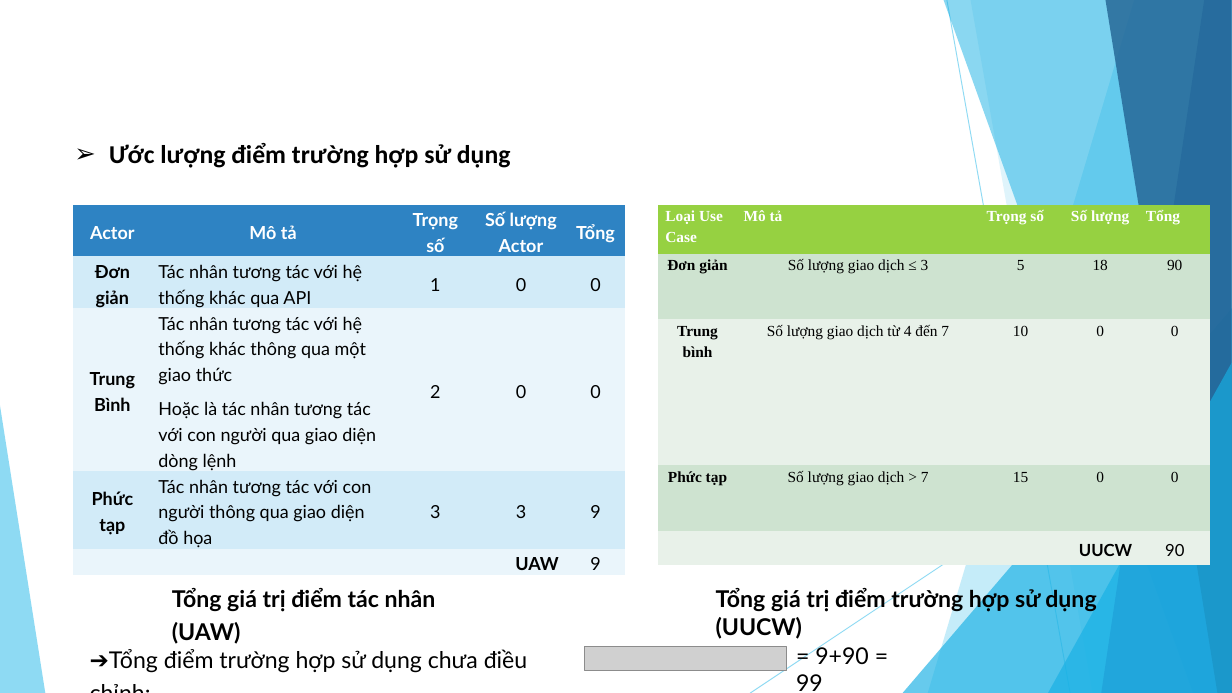
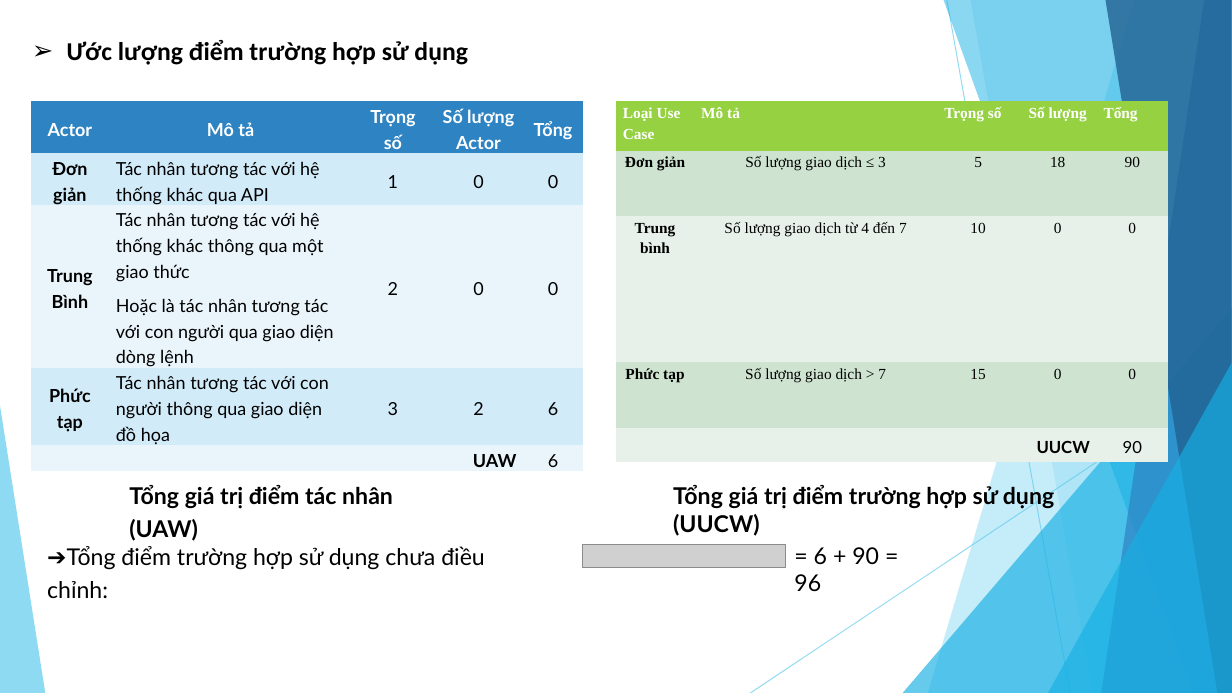
Before and after one commit to Project-Manager-Subject/ecom-shop, a slide deck: slide 12 of blog/docs/webiste_maytinh.pptx. Drawn at 1232x693 pixels with LibreOffice and Linux fonts; fonts in the diff are those of the drawing; grey boxes stand for pictures. Boxes give left, top, right and bottom in pixels: in the first picture for what was removed or moved away, otherwise in the second. Text is boxed around its words. In the diff, an @@ line names an element or a change of style, - is before the commit and + after.

```diff
--- a/blog/docs/webiste_maytinh.pptx
+++ b/blog/docs/webiste_maytinh.pptx
@@ text "Ước lượng điểm trường hợp ...": place and size @@
-text "Ước lượng điểm trường hợp ..." at [109, 143, 511, 168]
+text "Ước lượng điểm trường hợp ..." at [67, 40, 468, 65]
@@ table: place and size @@
-table at [73, 204, 625, 574]
+table at [30, 102, 582, 471]
@@ table at [30, 102, 582, 471] @@
-row 4, column 4: 3
+row 4, column 4: 2
-row 4, column 5: 9
+row 4, column 5: 6
-row 5, column 5: 9
+row 5, column 5: 6
@@ table: place and size @@
-table at [659, 204, 1211, 565]
+table at [616, 102, 1168, 462]
@@ text "Tổng giá trị điểm tác ...": place and size @@
-text "Tổng giá trị điểm tác ..." at [172, 588, 436, 644]
+text "Tổng giá trị điểm tác ..." at [129, 485, 393, 541]
@@ text "Tổng giá trị điểm trường ...": place and size @@
-text "Tổng giá trị điểm trường ..." at [716, 587, 1096, 639]
+text "Tổng giá trị điểm trường ..." at [673, 484, 1054, 536]
@@ text "➔Tổng điểm trường hợp sử ..." rewrapped from [109, 649, 528, 673] to [47, 546, 485, 598] @@
@@ picture added at [583, 544, 786, 568] @@
@@ text at [794, 547, 879, 592]: text changed @@
-= 9+90 = 99
+= 6 + 90 = 96
@@ picture removed at [584, 647, 787, 671] @@
```
Also in this commit, not shown: 17 other slides changed, 10 slides added, 10 slides removed, 1 other file.
